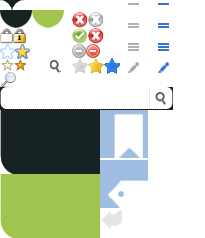
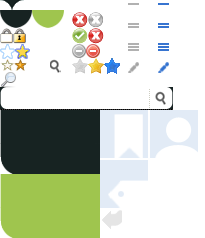
The second 205x238 image is a revision of the first. Changes to its layers:
added group "People" with 3 layers in group "Section Images" over [left=150, top=110, right=198, bottom=158]
added layer "Shape 4" in group "People" over [left=155, top=145, right=198, bottom=158]
added layer "Shape 3" in group "People" over [left=166, top=117, right=192, bottom=143]
added layer "Shape 2 copy 2" in group "People" over [left=150, top=110, right=198, bottom=158]
